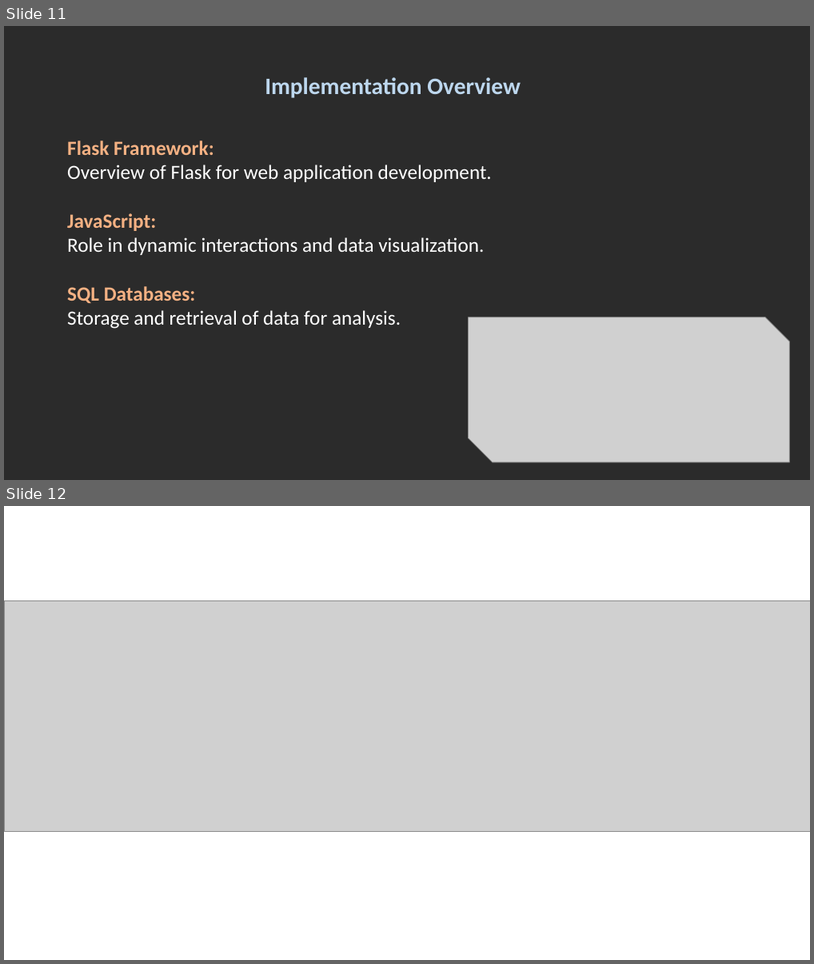
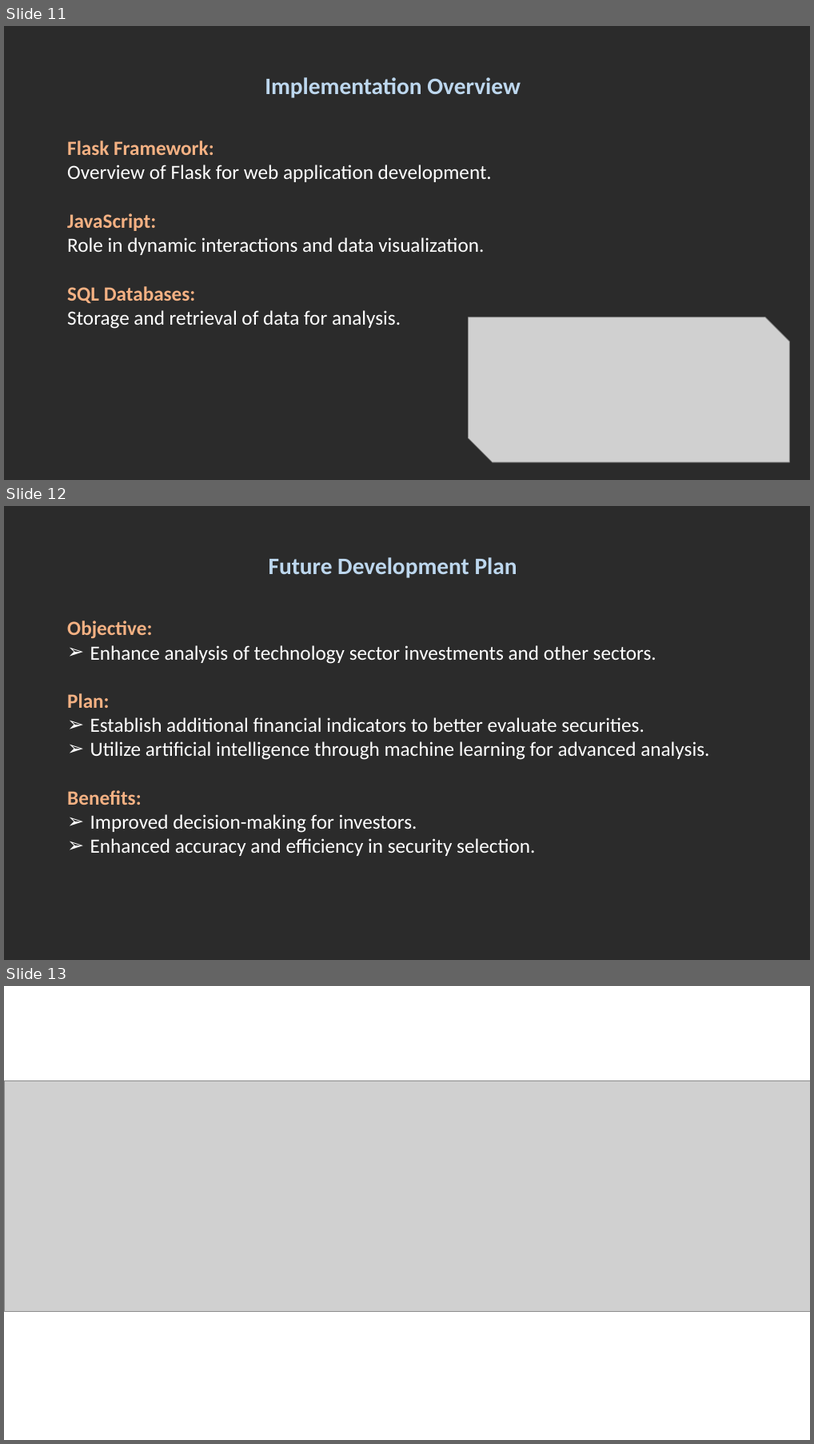
Before and after one commit to jash1112/Project_3, a slide deck: Presentation.pptx. Shown one above the other, each under a label of ours: slides 11 and 12 before the commit, slides 11, 12 and 13 after it. The pictures are 814x964 and 814x1444 pixels, drawn with LibreOffice and Linux fonts; fonts in the diff are those of the drawing; grey boxes stand for pictures; background and template pictures are left out; a plain dark background stands for a picture behind light text. Boxes give left, top, right and bottom in pixels: in the first picture for what was removed or moved away, otherwise in the second. Text is boxed around its words. In the diff, an @@ line names an element or a change of style, - is before the commit and + after.

```diff
--- a/Presentation.pptx
+++ b/Presentation.pptx
@@ slide 12 added at box(4, 506, 810, 960), background picture (left out) @@
@@ text added at box(67, 557, 710, 856), 24 pt, text #FFFFFF @@
+Future Development Plan
+Objective:
+➢ Enhance analysis of technology sector investments and other sectors.
+Plan:
+➢ Establish additional financial indicators to better evaluate securities.
+➢ Utilize artificial intelligence through machine learning for advanced analysis.
+Benefits:
+➢ Improved decision-making for investors.
+➢ Enhanced accuracy and efficiency in security selection.
@@ what was slide 12 is now slide 13 @@
```
Also in this commit, not shown: 8 slides changed, 1 other slide added, 1 slide removed.
